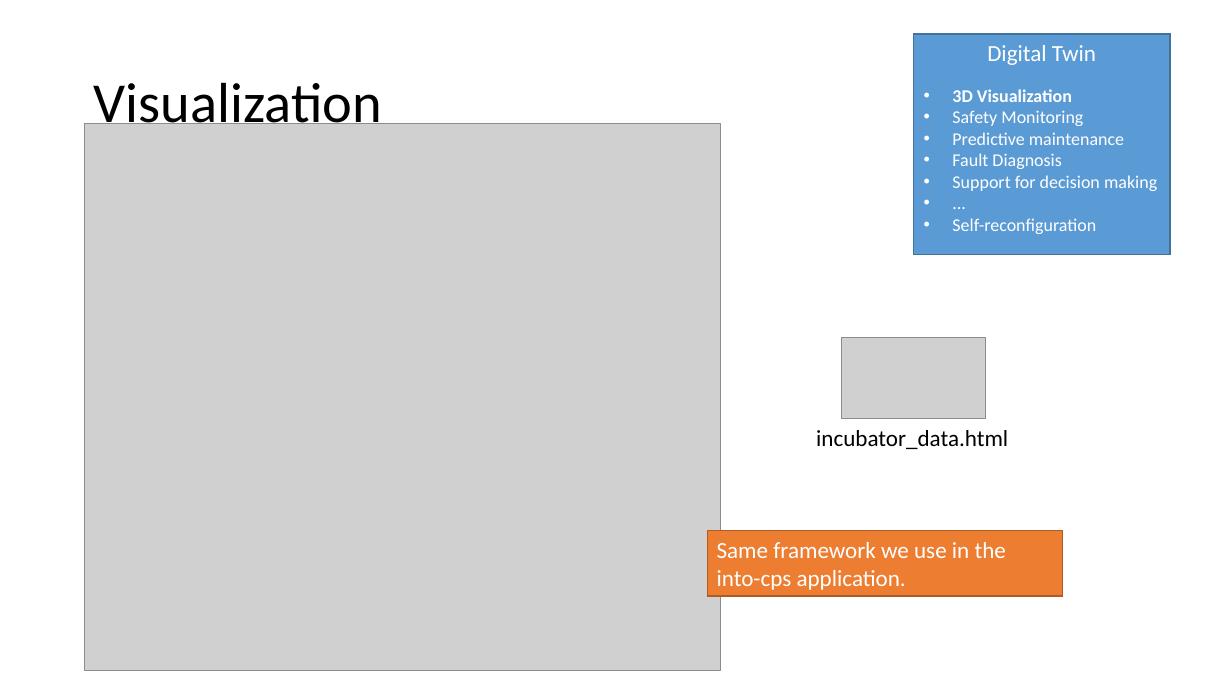
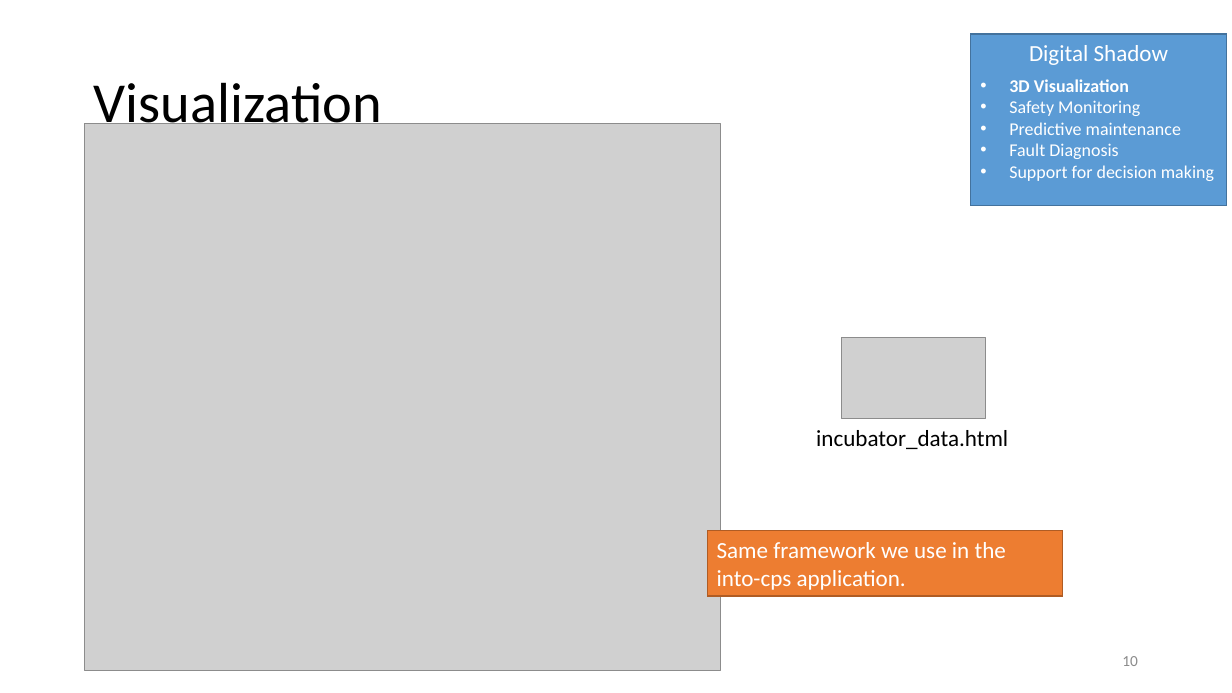
Before and after one commit to INTO-CPS-Association/example_digital-twin_incubator, a slide deck: slide 10 of notes/presentations/DigitLunch_17_December.pptx (slide 9 before the commit). Drawn at 1232x693 pixels with LibreOffice and Linux fonts; fonts in the diff are those of the drawing; grey boxes stand for pictures. Boxes give left, top, right and bottom in pixels: in the first picture for what was removed or moved away, otherwise in the second. Text is boxed around its words. In the diff, an @@ line names an element or a change of style, - is before the commit and + after.

```diff
--- a/notes/presentations/DigitLunch_17_December.pptx
+++ b/notes/presentations/DigitLunch_17_December.pptx
@@ rectangle "Digital Shadow": place and size @@
-rectangle "Digital Shadow" at box(914, 34, 1170, 254)
+rectangle "Digital Shadow" at box(970, 34, 1226, 206)
@@ text in rectangle at box(1029, 45, 1168, 65): text changed @@
-Digital Twin
+Digital Shadow
@@ text "3D Visualization": place and size @@
-text "3D Visualization" at box(952, 89, 1157, 234)
+text "3D Visualization" at box(1009, 79, 1214, 181)
@@ text at box(952, 218, 1096, 234): paragraphs removed @@
-• ...
-• Self-reconfiguration
@@ page number added at box(1122, 656, 1138, 666), 12 pt, text #8C8C8C @@
+10
```
Also in this commit, not shown: 23 other slides changed, 3 slides added.
